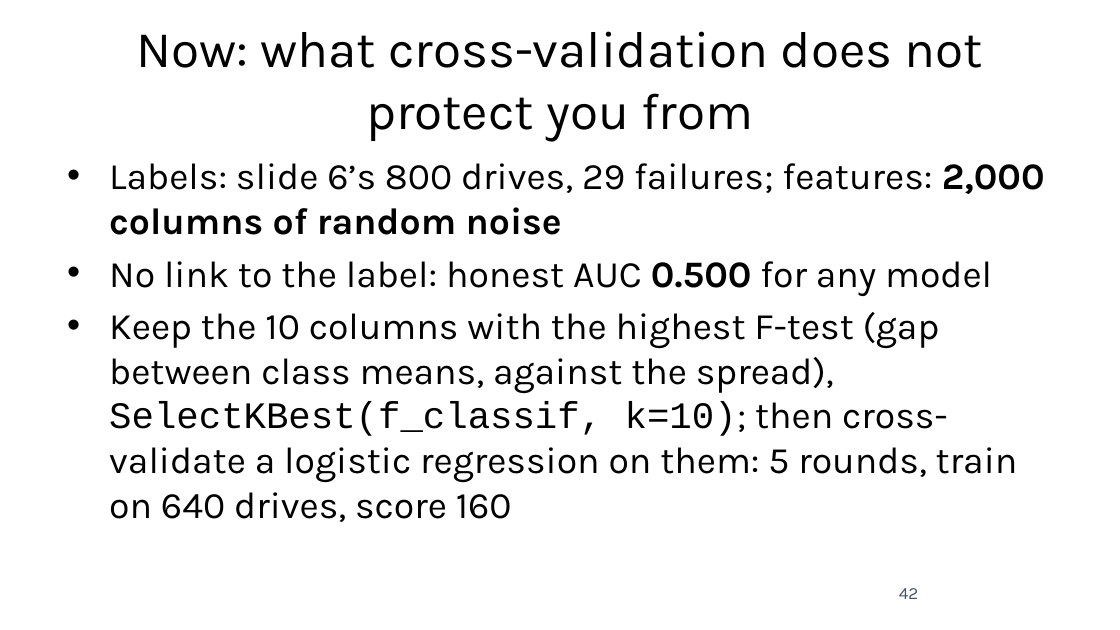
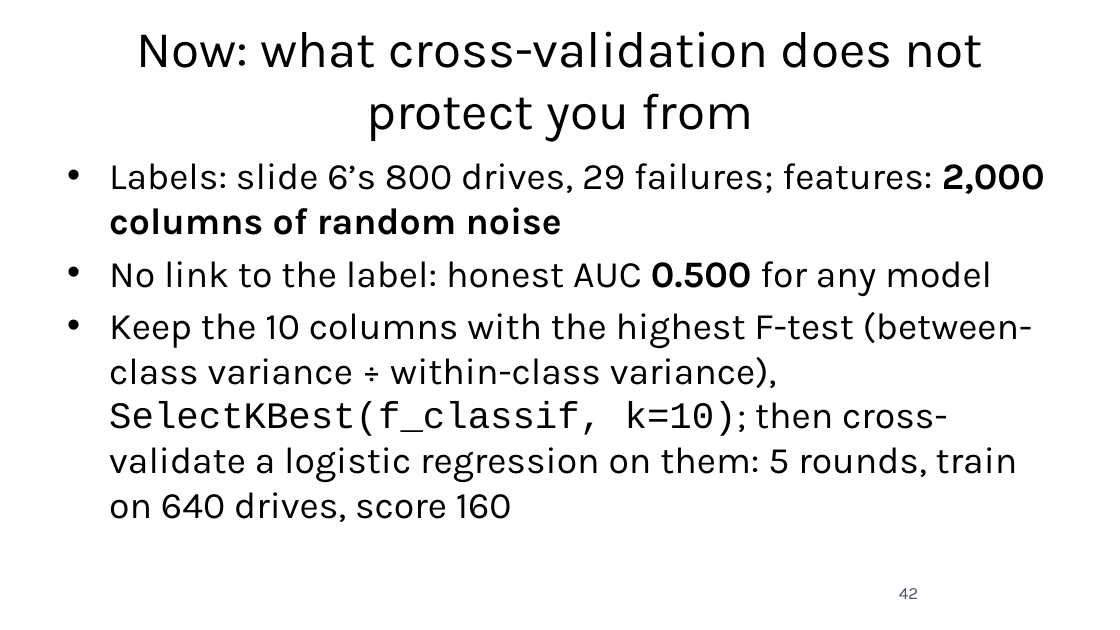
Before and after one commit to fabioantonini/technologies-for-artificial-intelligence, a slide deck: slide 42 of Lessons/05_experimental_methodology/Slides/experimental_methodology_slides.pptx. Drawn at 1120x630 pixels with LibreOffice and Linux fonts; fonts in the diff are those of the drawing; background and template pictures are left out. Boxes give left, top, right and bottom in pixels: in the first picture for what was removed or moved away, otherwise in the second. Text is boxed around its words. In the diff, an @@ line names an element or a change of style, - is before the commit and + after.

```diff
--- a/Lessons/05_experimental_methodology/Slides/experimental_methodology_slides.pptx
+++ b/Lessons/05_experimental_methodology/Slides/experimental_methodology_slides.pptx
@@ text at bbox=[109, 312, 1032, 522]: text changed @@
-• Keep the 10 columns with the highest F-test (gap between class means, against the spread), SelectKBest(f_classif, k=10); then cross-validate a logistic regression on them: 5 rounds, train on 640 drives, score 160
+• Keep the 10 columns with the highest F-test (between-class variance ÷ within-class variance), SelectKBest(f_classif, k=10); then cross-validate a logistic regression on them: 5 rounds, train on 640 drives, score 160
```
Also in this commit, not shown: 8 other slides changed, 17 other files.
